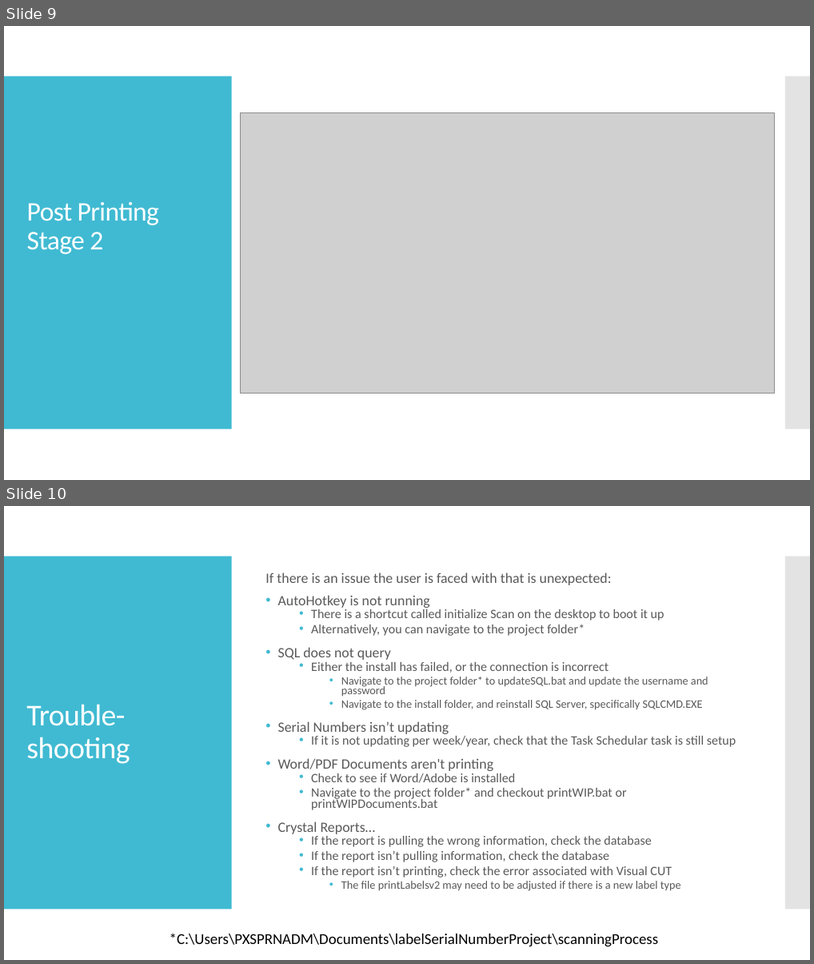
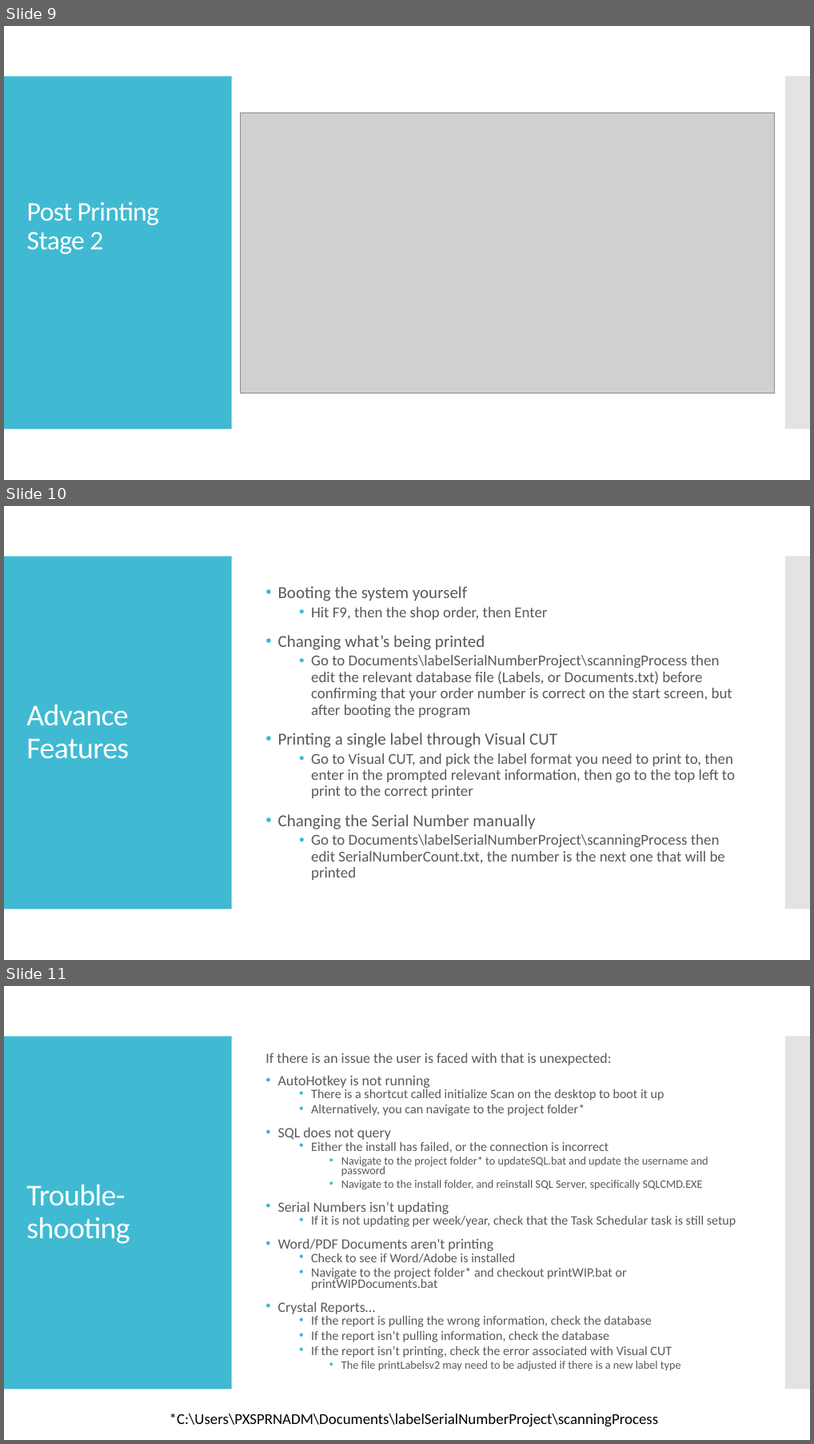
Before and after one commit to pixustechnologies/labelSerialNumberProject, a slide deck: LabelSerialNumberOverview.pptx. Shown one above the other, each under a label of ours: slides 9 and 10 before the commit, slides 9, 10 and 11 after it. The pictures are 814x964 and 814x1444 pixels, drawn with LibreOffice and Linux fonts; fonts in the diff are those of the drawing; grey boxes stand for pictures. Boxes give left, top, right and bottom in pixels: in the first picture for what was removed or moved away, otherwise in the second. Text is boxed around its words. In the diff, an @@ line names an element or a change of style, - is before the commit and + after.

```diff
--- a/LabelSerialNumberOverview.pptx
+++ b/LabelSerialNumberOverview.pptx
@@ slide 10 added at (4, 506, 810, 960), background #FFFFFF; not listed: 2 template elements that a slide beside it also shows @@
@@ text added at (278, 586, 735, 880), 18 pt, text #595959 @@
+• Booting the system yourself
+  • Hit F9, then the shop order, then Enter
+• Changing what’s being printed
+  • Go to Documents\labelSerialNumberProject\scanningProcess then edit the relevant database file (Labels, or Documents.txt) before confirming that your order number is correct on the start screen, but after booting the program
+• Printing a single label through Visual CUT
+  • Go to Visual CUT, and pick the label format you need to print to, then enter in the prompted relevant information, then go to the top left to print to the correct printer
+• Changing the Serial Number manually
+  • Go to Documents\labelSerialNumberProject\scanningProcess then edit SerialNumberCount.txt, the number is the next one that will be printed
@@ title added at (26, 704, 129, 759), 36 pt, text #FFFFFF @@
+Advance Features
@@ what was slide 10 is now slide 11 @@
```
Also in this commit, not shown: 6 slides changed, 3 other slides added, 13 other files.
